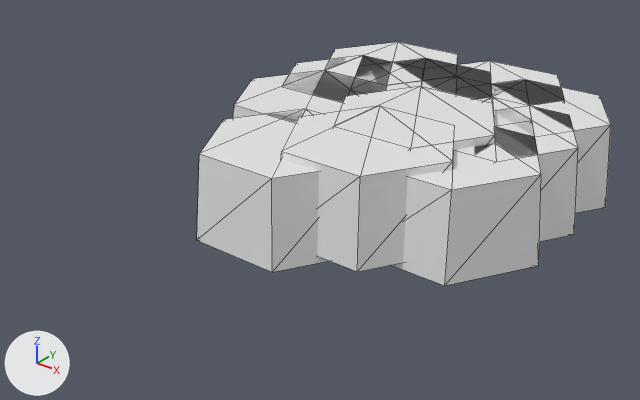
A saved change to the OBJ model src/NavMesh/Files/Arena.obj.
Rendered twice from a camera (50 mm lens) standing at (3767.0, -4124.0, 2642.0) and looking at (499.0, -38.0, 109.0). The lights are fixed; the arrows at lower left show +X, +Y and +Z. Mesh edges are drawn as thin lines. Where no turn or scale is listed for an object, it has been applied to the vertices. Vertices at the same position are counted once.

Before the edit, the objects in view are built like this:
```python
me_arena = bpy.data.meshes.new('Arena')
me_arena.from_pydata(...)  # 428 vertices, 456 faces; spans x -626.0..1925.0, y -794.0..2044.0, z 0.0..632.0
ob_arena = bpy.data.objects.new('Arena', me_arena)
ob_arena.location = (0.0, 0.0, 0.0)
```
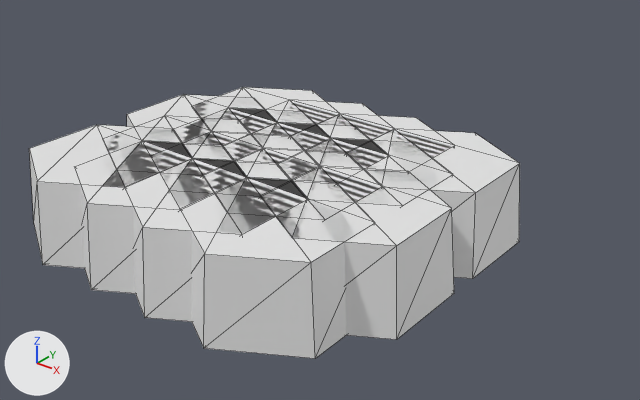
Boxes [x1, y1, x2, y2] around the edits, measured in the pictures (640 x 400 px):
'Arena', reshaped (19% wider, 11% taller): before [197, 42, 611, 286]; after [29, 87, 520, 358]
part 1 of me_arena, added: after [193, 87, 337, 122]
part 2 of me_arena, added: after [127, 94, 277, 131]
part 3 of me_arena, added: after [103, 116, 263, 172]
part 4 of me_arena, added: after [29, 125, 193, 268]
part 5 of me_arena, added: after [239, 100, 394, 151]
part 6 of me_arena, added: after [172, 108, 330, 155]
part 7 of me_arena, added: after [150, 131, 320, 184]
part 8 of me_arena, added: after [75, 141, 246, 294]
part 9 of me_arena, added: after [292, 114, 454, 157]
part 10 of me_arena, added: after [222, 123, 371, 181]
part 11 of me_arena, added: after [203, 148, 382, 219]
part 12 of me_arena, added: after [125, 158, 308, 322]
part 13 of me_arena, added: after [346, 129, 520, 279]
part 14 of me_arena, added: after [276, 138, 453, 204]
part 15 of me_arena, added: after [262, 166, 454, 340]
part 16 of me_arena, added: after [180, 177, 375, 358]
part 17 of me_arena, deleted: before [391, 80, 611, 286]
part 18 of me_arena, deleted: before [233, 42, 458, 123]
part 19 of me_arena, deleted: before [197, 109, 329, 272]
part 20 of me_arena, deleted: before [456, 101, 578, 242]
part 21 of me_arena, deleted: before [334, 86, 495, 150]
part 22 of me_arena, deleted: before [281, 112, 454, 272]
part 23 of me_arena, deleted: before [350, 58, 491, 99]
part 24 of me_arena, deleted: before [282, 55, 424, 103]

The change, as a list of edits to the scene's bpy script:
```text
Change me_arena:
    where me_arena.from_pydata(...)  # 428 vertices, 456 faces; spans x -626.0..1925.0, y -794.0..2044.0, z 0.0..632.0
    me_arena part 1: a new loose piece, a 6-sided cut cone along z (radius 550.0 at the low end, 505.0 at the high end) spanning x -477.0..477.0, y -551.0..551.0, z 100.0..608.0
    me_arena part 2: a new loose piece, a 6-sided cut cone along z (radius 550.0 at the low end, 505.0 at the high end) spanning x -693.0..260.0, y -926.0..176.0, z 100.0..608.0
    me_arena part 3: a new loose piece, a 6-sided cut cone along z (radius 550.0 at the low end, 505.0 at the high end) spanning x -477.0..477.0, y -1301.0..-199.0, z 100.0..608.0
    me_arena part 4: a new loose piece, a 6-sided cut cone along z (radius 550.0 at the low end, 505.0 at the high end) spanning x -693.0..260.0, y -1676.0..-574.0, z 100.0..608.0
    me_arena part 5: a new loose piece, a 6-sided cut cone along z (radius 550.0 at the low end, 505.0 at the high end) spanning x -44.0..910.0, y -551.0..551.0, z 100.0..608.0
    me_arena part 6: a new loose piece, a 6-sided cut cone along z (radius 550.0 at the low end, 505.0 at the high end) spanning x -260.0..693.0, y -926.0..176.0, z 100.0..608.0
    me_arena part 7: a new loose piece, a 6-sided cut cone along z (radius 550.0 at the low end, 505.0 at the high end) spanning x -44.0..910.0, y -1301.0..-199.0, z 100.0..608.0
    me_arena part 8: a new loose piece, a 6-sided cut cone along z (radius 550.0 at the low end, 505.0 at the high end) spanning x -260.0..693.0, y -1676.0..-574.0, z 100.0..608.0
    me_arena part 9: a new loose piece, a 6-sided cut cone along z (radius 550.0 at the low end, 505.0 at the high end) spanning x 389.0..1343.0, y -551.0..551.0, z 100.0..608.0
    me_arena part 10: a new loose piece, a 6-sided cut cone along z (radius 550.0 at the low end, 505.0 at the high end) spanning x 173.0..1126.0, y -926.0..176.0, z 100.0..608.0
    me_arena part 11: a new loose piece, a 6-sided cut cone along z (radius 550.0 at the low end, 505.0 at the high end) spanning x 389.0..1343.0, y -1301.0..-199.0, z 100.0..608.0
    me_arena part 12: a new loose piece, a 6-sided cut cone along z (radius 550.0 at the low end, 505.0 at the high end) spanning x 173.0..1126.0, y -1676.0..-574.0, z 100.0..608.0
    me_arena part 13: a new loose piece, a 6-sided cut cone along z (radius 550.0 at the low end, 505.0 at the high end) spanning x 822.0..1776.0, y -551.0..551.0, z 100.0..608.0
    me_arena part 14: a new loose piece, a 6-sided cut cone along z (radius 550.0 at the low end, 505.0 at the high end) spanning x 606.0..1559.0, y -926.0..176.0, z 100.0..608.0
    me_arena part 15: a new loose piece, a 6-sided cut cone along z (radius 550.0 at the low end, 505.0 at the high end) spanning x 822.0..1776.0, y -1301.0..-199.0, z 100.0..608.0
    me_arena part 16: a new loose piece, a 6-sided cut cone along z (radius 550.0 at the low end, 505.0 at the high end) spanning x 606.0..1559.0, y -1676.0..-574.0, z 100.0..608.0
    me_arena part 17: the loose piece of 22 vertices spanning x 673.0..1925.0, y -294.0..1794.0, z 0.0..579.0 is deleted
    me_arena part 18: the loose piece of 22 vertices spanning x -626.0..626.0, y -44.0..2044.0, z 0.0..579.0 is deleted
    me_arena part 19: the loose piece of 12 vertices spanning x -193.0..1059.0, y -794.0..294.0, z 0.0..579.0 is deleted
    me_arena part 20: the loose piece of 12 vertices spanning x 673.0..1925.0, y 206.0..1294.0, z 0.0..579.0 is deleted
    me_arena part 21: the loose piece of 12 vertices spanning x 240.0..1492.0, y -44.0..1044.0, z 53.0..632.0 is deleted
    me_arena part 22: the loose piece of 12 vertices spanning x 240.0..1492.0, y -544.0..544.0, z 47.0..626.0 is deleted
    me_arena part 23: the loose piece of 12 vertices spanning x -193.0..1059.0, y 706.0..1794.0, z 0.0..579.0 is deleted
    me_arena part 24: the loose piece of 12 vertices spanning x -626.0..626.0, y 456.0..1544.0, z 0.0..579.0 is deleted
    me_arena part 25: the loose piece of 12 vertices spanning x 240.0..1492.0, y 956.0..2044.0, z 0.0..579.0 is deleted
    me_arena part 26: the loose piece of 12 vertices spanning x 240.0..1492.0, y 456.0..1544.0, z 0.0..579.0 is deleted
```
